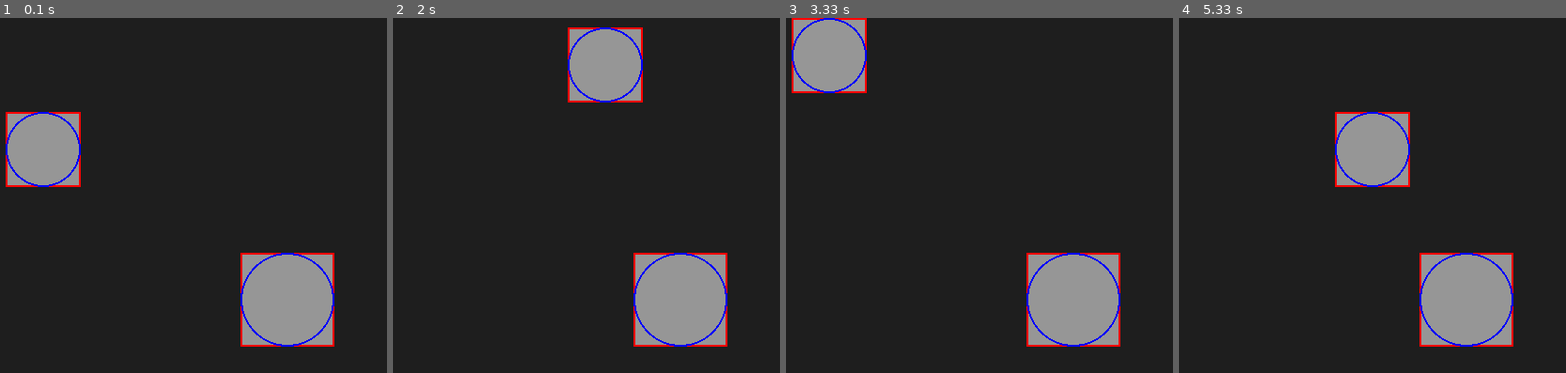
Above: before the commit, frames 1-4 (left to right).
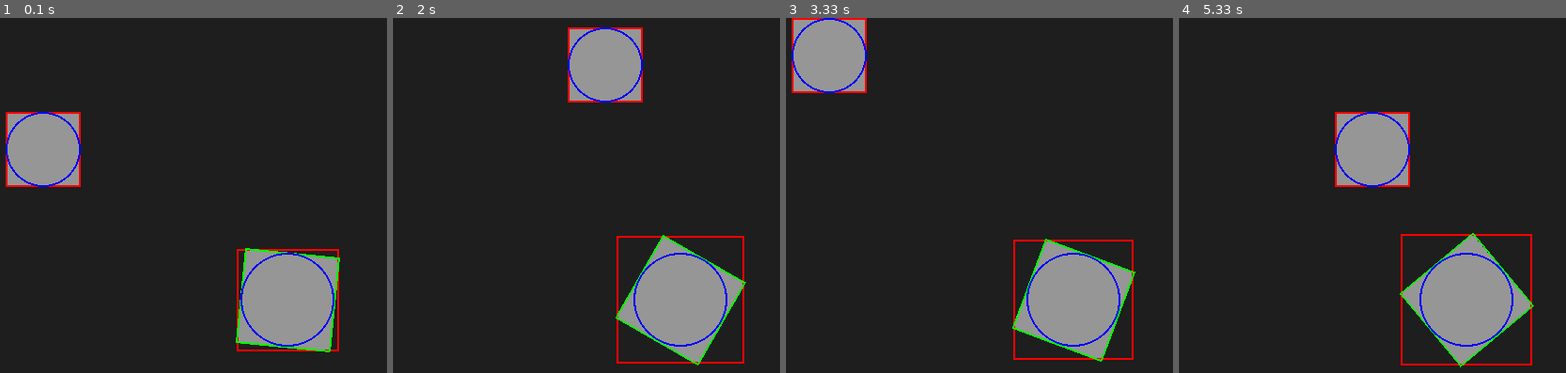
Above: after the commit, the same moments.

Repository: 20260200-htw/my-first-game
Game: pygame game, started from circle-AABB-OBB.py
Two runs of this game, one before a commit and one after it. Both use one fixed random seed, a clock stepped at 60 frames per second and the inputs below.
Inputs:
- Up to frame 1 (0.1 s): no input
- Up to frame 2 (2 s): hold Right 0.33-0.8 s; hold Up 0.83-1.13 s; hold Right 1.17-1.63 s; hold Left from 1.67 s (still down)
- Up to frame 3 (3.33 s): release Left at 2.2 s; hold Down 2.23-2.53 s; hold Left 2.57-2.97 s; hold Up from 3 s (still down)
- Up to frame 4 (5.33 s): release Up at 3.37 s; hold Right 3.4-4.03 s; hold Down 4.07-4.43 s; hold Left 4.47-4.93 s; hold Right from 4.97 s (still down)

The runs differ from the first frame. In frame 1, 1.4% of the frame differs, in the area x 60-88%, y 64-95%; in frame 2, 3.0%; in frame 3, 2.6%; in frame 4, 3.2%, in the area x 57-92%, y 60-99%.

Commit message:
18th commit / week04_3-A / add OBB, spin, press Z

Diff:
--- a/circle-AABB-OBB.py
+++ b/circle-AABB-OBB.py
@@ -6,12 +6,13 @@
 screen_width = 800
 screen_height = 600
 screen = pygame.display.set_mode((screen_width, screen_height))
-pygame.display.set_caption("Optimized Circle Collision (No sqrt)")
+pygame.display.set_caption("OBB & Rotation Visualization")
 
 # 색상 정의
 GRAY = (150, 150, 150)
 RED = (255, 0, 0)
 BLUE = (0, 0, 255)
+GREEN = (0, 255, 0)
 YELLOW = (255, 255, 0)
 BG_COLOR = (30, 30, 30)
 
@@ -21,10 +22,29 @@
 player_speed = 5
 
 static_rect = pygame.Rect(0, 0, 100, 100)
-static_rect.center = (screen_width // 2, screen_height // 2)
+static_center = (screen_width // 2, screen_height // 2)
 static_radius = static_rect.width // 2
 
+# 회전 관련 변수
+angle = 0
+base_rotation_speed = 1
+
 clock = pygame.time.Clock()
+
+def get_obb_points(center, size, angle):
+    """중심점, 크기, 각도를 받아 OBB의 네 꼭짓점 좌표를 반환"""
+    cx, cy = center
+    w, h = size
+    # 사각형의 네 꼭짓점 상대 좌표
+    points = [
+        pygame.Vector2(-w//2, -h//2),
+        pygame.Vector2(w//2, -h//2),
+        pygame.Vector2(w//2, h//2),
+        pygame.Vector2(-w//2, h//2)
+    ]
+    # 각 꼭짓점을 회전시킨 후 중심점을 더함
+    rotated_points = [p.rotate(angle) + (cx, cy) for p in points]
+    return rotated_points
 
 while True:
     for event in pygame.event.get():
@@ -32,36 +52,49 @@
             pygame.quit()
             sys.exit()
 
-    # 3. 방향키 입력 이동
+    # 3. 입력 처리
     keys = pygame.key.get_pressed()
+    # 방향키 이동
     if keys[pygame.K_LEFT]:  player_rect.x -= player_speed
     if keys[pygame.K_RIGHT]: player_rect.x += player_speed
     if keys[pygame.K_UP]:    player_rect.y -= player_speed
     if keys[pygame.K_DOWN]:  player_rect.y += player_speed
 
-    # 4. 원형 충돌 계산 (제곱 비교 방식 - math.sqrt 미사용)
-    dx = player_rect.centerx - static_rect.centerx
-    dy = player_rect.centery - static_rect.centery
+    # Z 키로 회전 속도 조절
+    rotation_speed = base_rotation_speed * 5 if keys[pygame.K_z] else base_rotation_speed
+    angle += rotation_speed
 
-    # 거리의 제곱: dx^2 + dy^2
+    # 4. 원형 충돌 계산 (제곱 비교 방식)
+    dx = player_rect.centerx - static_center[0]
+    dy = player_rect.centery - static_center[1]
     distance_squared = dx**2 + dy**2
-
-    # 반지름 합의 제곱: (r1 + r2)^2
     radii_sum_squared = (player_radius + static_radius)**2
-
-    # 루트를 씌우지 않고 제곱 상태 그대로 비교
     circle_colliding = distance_squared <= radii_sum_squared
 
     # 5. 화면 그리기
     screen.fill(YELLOW if circle_colliding else BG_COLOR)
 
-    # 본체 및 테두리 그리기
-    pygame.draw.rect(screen, GRAY, player_rect)
-    pygame.draw.rect(screen, GRAY, static_rect)
+    # 고정 오브젝트 회전 표현을 위한 Surface 생성
+    static_surface = pygame.Surface((100, 100), pygame.SRCALPHA)
+    static_surface.fill(GRAY)
+    rotated_static = pygame.transform.rotate(static_surface, -angle) # 시계 방향 회전
+    new_rect = rotated_static.get_rect(center=static_center)
+
+    # 오브젝트 본체 그리기
+    pygame.draw.rect(screen, GRAY, player_rect) # 플레이어
+    screen.blit(rotated_static, new_rect.topleft) # 회전하는 사각형
+
+    # AABB 표시 (빨간색 - 회전하지 않는 고정 영역)
     pygame.draw.rect(screen, RED, player_rect, 2)
-    pygame.draw.rect(screen, RED, static_rect, 2)
+    pygame.draw.rect(screen, RED, new_rect, 2)
+
+    # OBB 표시 (초록색 - 오브젝트와 함께 회전하는 영역)
+    obb_points = get_obb_points(static_center, (100, 100), angle)
+    pygame.draw.polygon(screen, GREEN, obb_points, 2)
+
+    # 원형 Bounding Box 표시 (파란색)
     pygame.draw.circle(screen, BLUE, player_rect.center, player_radius, 2)
-    pygame.draw.circle(screen, BLUE, static_rect.center, static_radius, 2)
+    pygame.draw.circle(screen, BLUE, static_center, static_radius, 2)
 
     pygame.display.flip()
     clock.tick(60)
